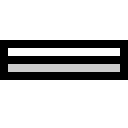
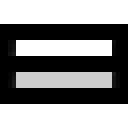
Before/after of a 128px x 128px layered artwork. What changed in the layer stack:
painted on "Layer 1" over [0, 24, 128, 104]
